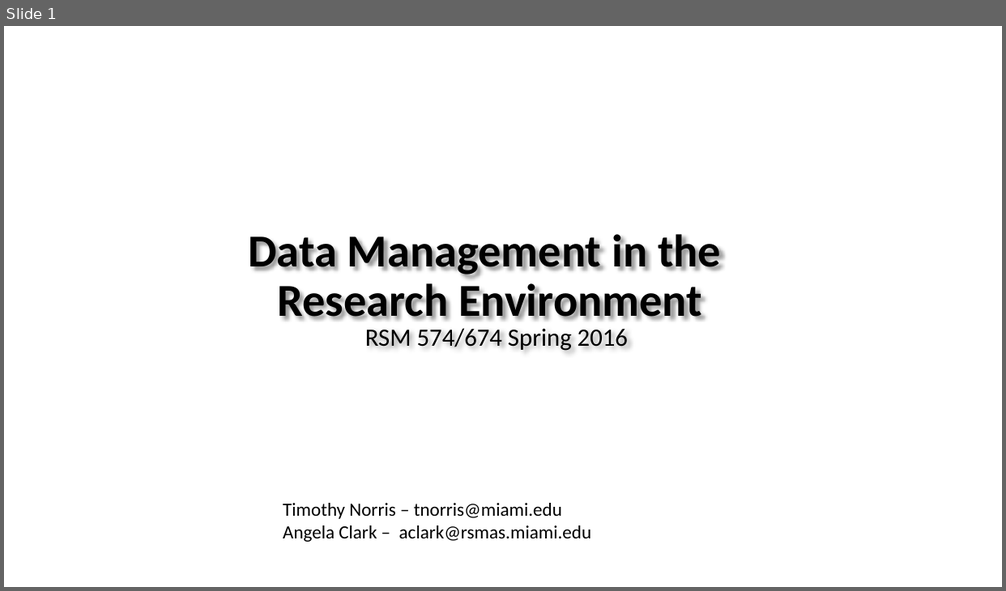
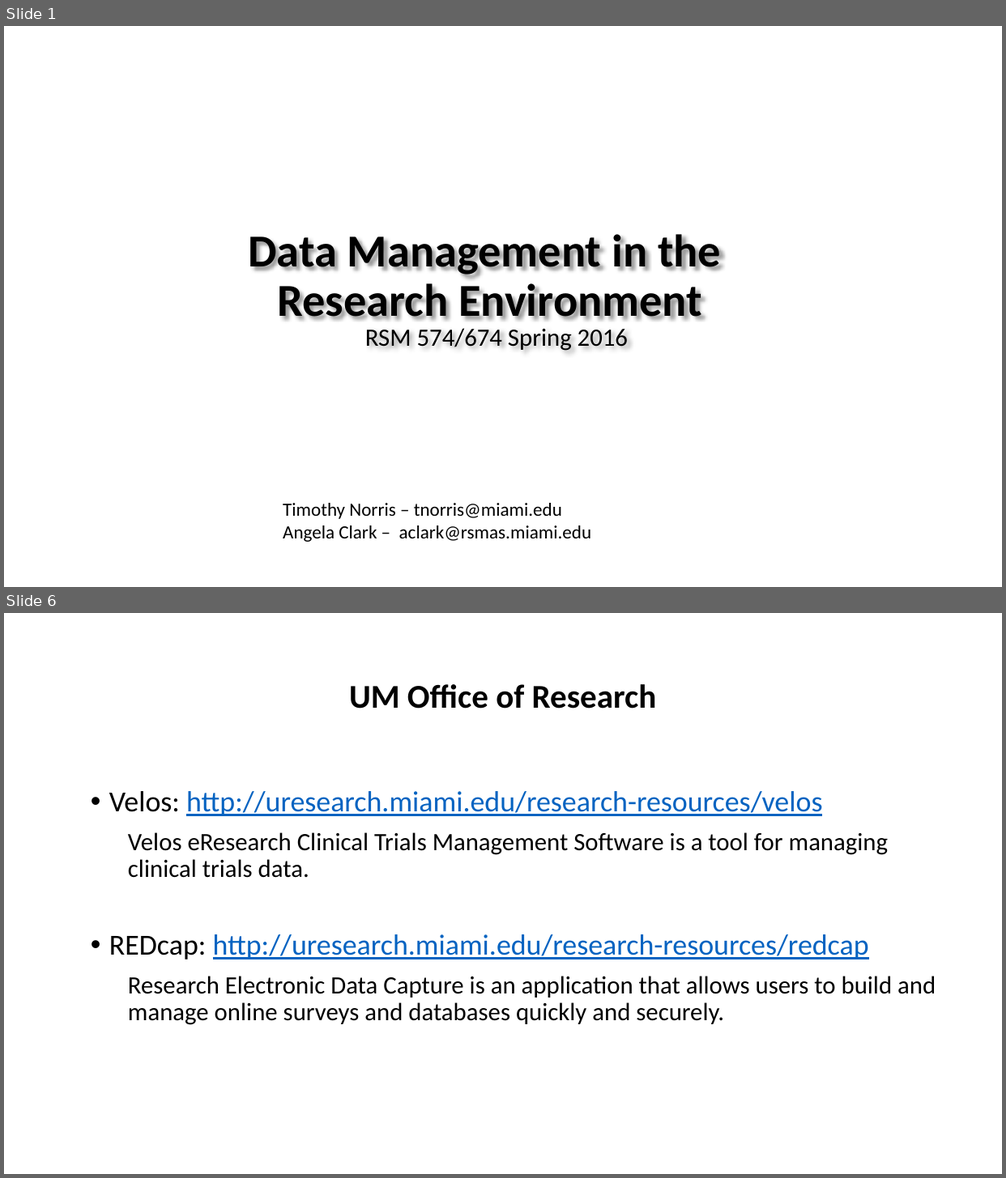
Before and after one commit to tibbben/teaching.data.literacy, a slide deck: UM_DataManagementClass/Lessons/05/05_SecondMeeting.pptx. Shown one above the other, each under a label of ours: slide 1 before the commit, slides 1 and 6 after it; the slides between them are not shown. The pictures are 1006x591 and 1006x1178 pixels, drawn with LibreOffice and Linux fonts; fonts in the diff are those of the drawing; background and template pictures are left out. Boxes give left, top, right and bottom in pixels: in the first picture for what was removed or moved away, otherwise in the second. Text is boxed around its words. In the diff, an @@ line names an element or a change of style, - is before the commit and + after.

```diff
--- a/UM_DataManagementClass/Lessons/05/05_SecondMeeting.pptx
+++ b/UM_DataManagementClass/Lessons/05/05_SecondMeeting.pptx
@@ slide 6 added at (x1=4, y1=613, x2=1002, y2=1174), background #FFFFFF @@
@@ title added at (x1=349, y1=684, x2=657, y2=709), 32 pt, text #000000, bold @@
+UM Office of Research
@@ text added at (x1=109, y1=791, x2=936, y2=1025), 24 pt, text #000000 @@
+• Velos: http://uresearch.miami.edu/research-resources/velos
+Velos eResearch Clinical Trials Management Software is a tool for managing clinical trials data.
+• REDcap: http://uresearch.miami.edu/research-resources/redcap
+Research Electronic Data Capture is an application that allows users to build and manage online surveys and databases quickly and securely.
```
Also in this commit, not shown: 2 slides changed, 26 other slides added, 2 other files.
